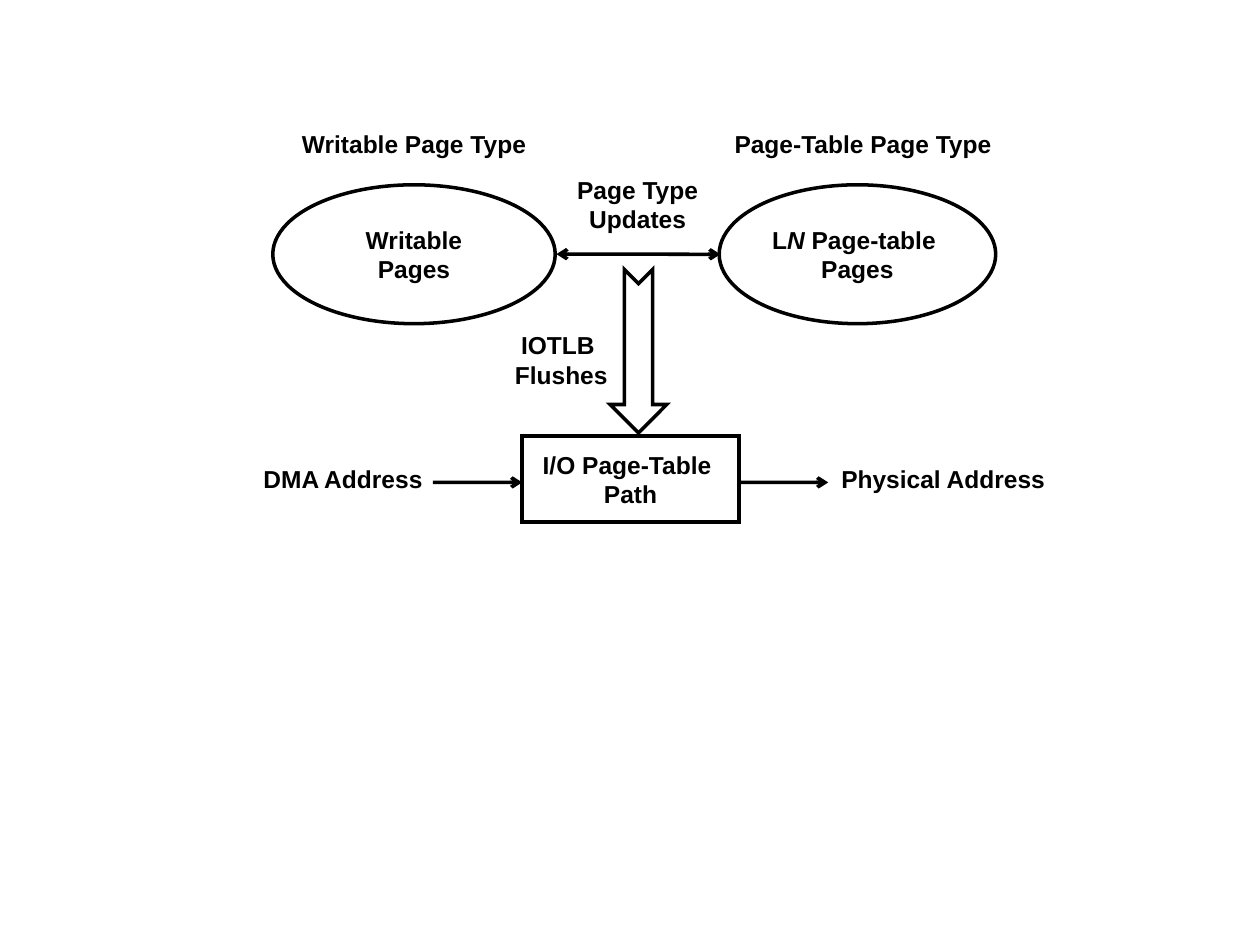
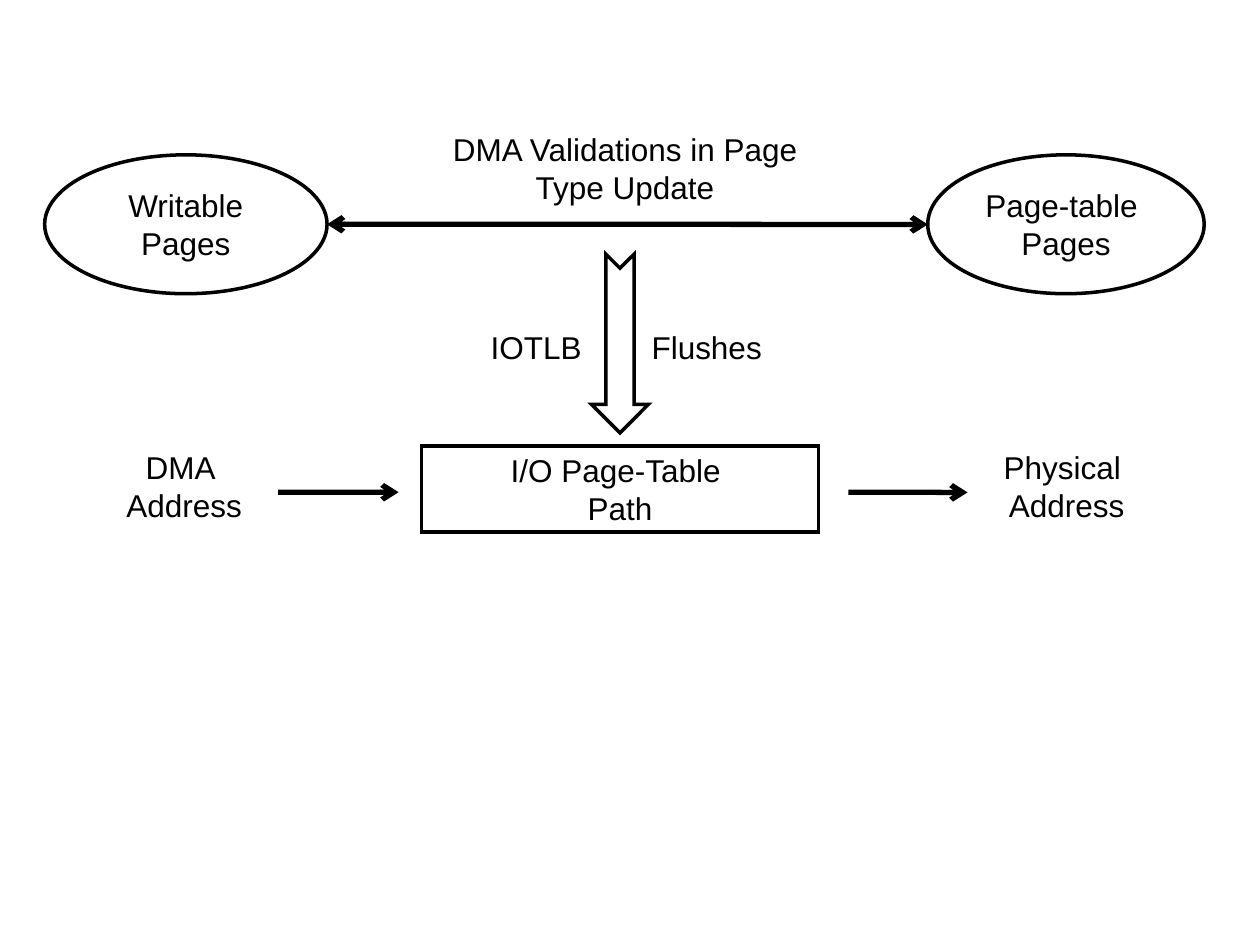
Before and after one commit to strongerwill/FastIO, a slide deck: slide 5 of doc/paper/image/background/wr2pt.ppt. Drawn at 1260x945 pixels with LibreOffice and Linux fonts; fonts in the diff are those of the drawing. Boxes give left, top, right and bottom in pixels: in the first picture for what was removed or moved away, otherwise in the second. Text is boxed around its words. In the diff, an @@ line names an element or a change of style, - is before the commit and + after.

```diff
--- a/doc/paper/image/background/wr2pt.ppt
+++ b/doc/paper/image/background/wr2pt.ppt
@@ text removed at [302,135,525,159] @@
-Writable Page Type
@@ text at [453,138,798,205]: text changed; size 14 to 18 pt; bold off @@
-Page Type
-Updates
+DMA Validations in Page Type Update
@@ text removed at [735,135,991,159] @@
-Page-Table Page Type
@@ ellipse "Writable Pages" at [44,155,326,294]: size 14 to 18 pt, bold off @@
@@ ellipse "Writable Pages": place and size @@
-ellipse "Writable Pages" at [272,185,554,324]
+ellipse "Writable Pages" at [44,155,326,294]
@@ ellipse "Page-table": place and size @@
-ellipse "Page-table" at [719,185,995,324]
+ellipse "Page-table" at [927,155,1203,294]
@@ text in ellipse at [985,194,1137,223]: text changed; size 14 to 18 pt; bold off @@
-LN Page-table
+Page-table
@@ double arrow added from (328, 224) to (927, 224), #000000 3 pt @@
@@ text in ellipse at [1021,233,1110,261]: size 14 to 18 pt, bold off in "Pages" @@
@@ double arrow removed from (557, 255) to (721, 255) @@
@@ freeform shape: place and size @@
-freeform shape at [610,269,667,433]
+freeform shape at [592,254,648,433]
@@ text at [491,336,762,360]: text changed; size 14 to 18 pt; bold off @@
-IOTLB
-Flushes
+IOTLB Flushes
@@ rectangle "I/O Page-Table": place and size @@
-rectangle "I/O Page-Table" at [522,436,738,522]
+rectangle "I/O Page-Table" at [422,446,819,532]
@@ rectangle "I/O Page-Table" at [422,446,819,532]: size 14 to 18 pt, bold off @@
@@ text at [126,457,241,518]: text changed; size 14 to 18 pt; bold off @@
-DMA Address
+DMA
+Address
@@ text at [1004,456,1124,518]: text changed; size 14 to 18 pt; bold off @@
-Physical Address
+Physical
+Address
@@ arrow added from (278, 493) to (398, 493), #000000 3 pt @@
@@ arrow removed from (433, 483) to (522, 483) @@
@@ arrow moved from (738, 483) - (828, 483) to (848, 493) - (968, 493) @@
@@ arrow (848, 493) - (968, 493): stroke #000000 2.01 pt to #000000 3 pt @@
```
Also in this commit, not shown: 2 other slides changed, 14 other files.
